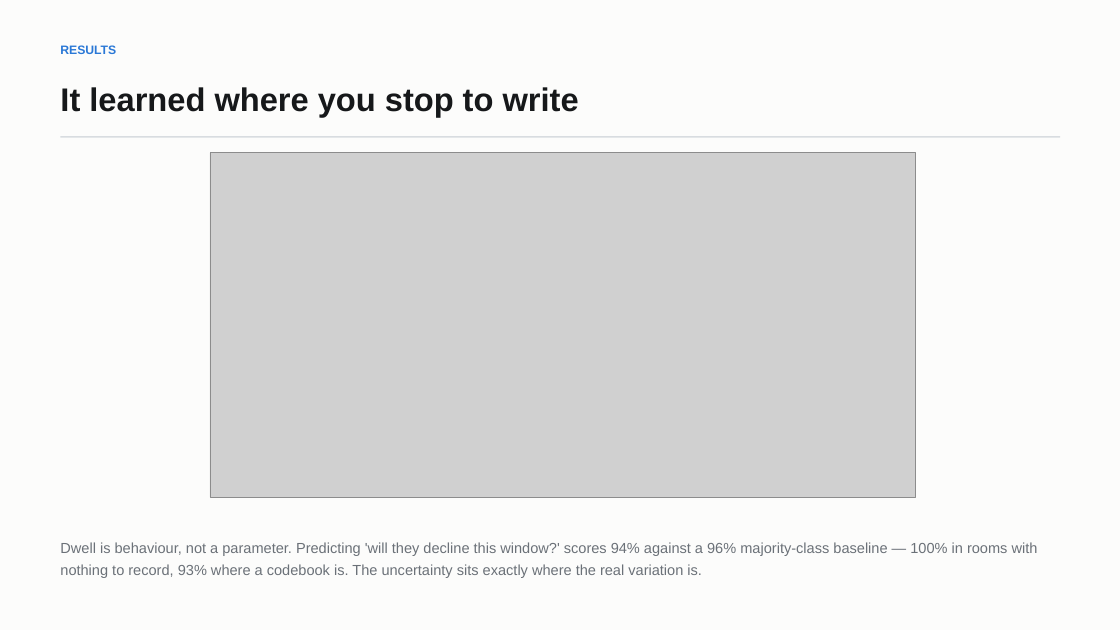
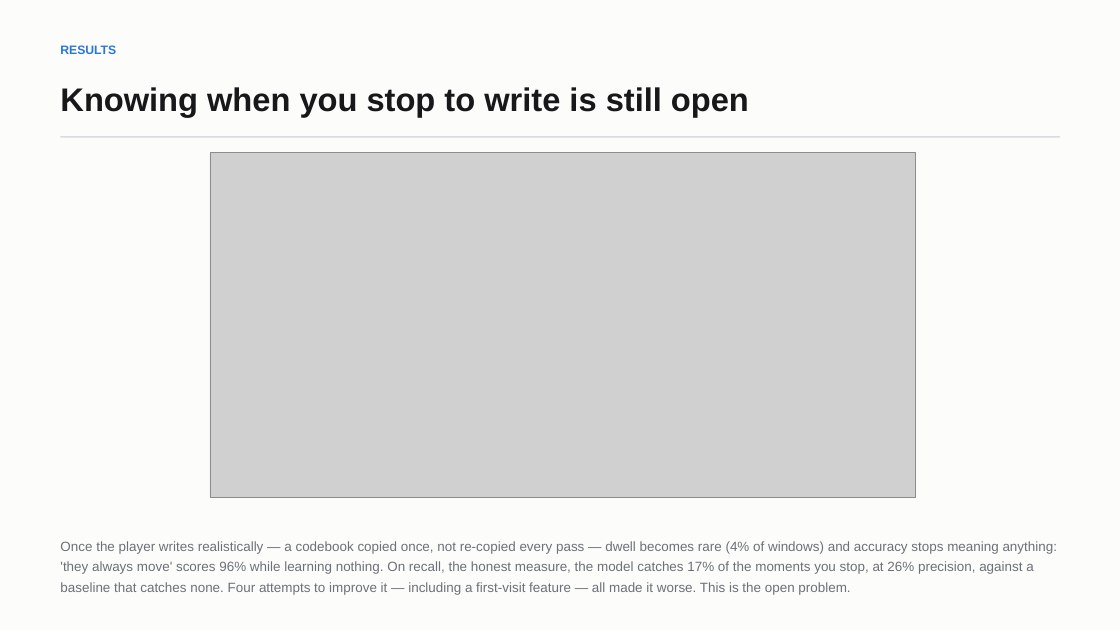
Before and after one commit to Sh1v4mKum4r/parity, a slide deck: slide 15 of docs/PARITY-review3-deck.pptx. Drawn at 1120x630 pixels with LibreOffice and Linux fonts; fonts in the diff are those of the drawing; grey boxes stand for pictures. Boxes give left, top, right and bottom in pixels: in the first picture for what was removed or moved away, otherwise in the second. Text is boxed around its words. In the diff, an @@ line names an element or a change of style, - is before the commit and + after.

Commit message:
Finalise the Review III deck, and fix three slides the rebuild had made wrong
Re-running everything with the corrected player model changed numbers that several
slides still quoted from memory. Checked all 26 by rendering them.

- E10 was reporting accuracy on an event that now happens 4% of the time, so the
  majority-class baseline scored 96% and the model looked WORSE than doing
  nothing. Replaced with recall and precision on the rare class, where the
  baseline scores 0 by construction. The model catches 17% at 26% precision --
  weak, and now labelled as the open problem rather than a win
- Tried a first-visit feature to fix it: 10% recall against 18% plain. Worse.
  Fourth explicit feature to lose to data sparsity in the context split
- Interpretation slide claimed sensor-disabling simply works; it backfires at
  full coverage. Rewritten around the two metric failures and the player-model
  bottleneck
- Limitations slide still said the 3D build did not exist and quoted 61%
  accuracy. Both stale
- Chart fixes: line labels colliding on two charts, three clipped subtitles, and
  a bar group sitting off-centre

```diff
--- a/docs/PARITY-review3-deck.pptx
+++ b/docs/PARITY-review3-deck.pptx
@@ text at (x1=60, y1=87, x2=749, y2=117): text changed @@
-It learned where you stop to write
+Knowing when you stop to write is still open
@@ text at (x1=60, y1=541, x2=1058, y2=595): text changed; size 12.5 to 11.5 pt @@
-Dwell is behaviour, not a parameter. Predicting 'will they decline this window?' scores 94% against a 96% majority-class baseline — 100% in rooms with nothing to record, 93% where a codebook is. The uncertainty sits exactly where the real variation is.
+Once the player writes realistically — a codebook copied once, not re-copied every pass — dwell becomes rare (4% of windows) and accuracy stops meaning anything: 'they always move' scores 96% while learning nothing. On recall, the honest measure, the model catches 17% of the moments you stop, at 26% precision, against a baseline that catches none. Four attempts to improve it — including a first-visit feature — all made it worse. This is the open problem.
```
Also in this commit, not shown: 3 other slides changed, 7 other files.
